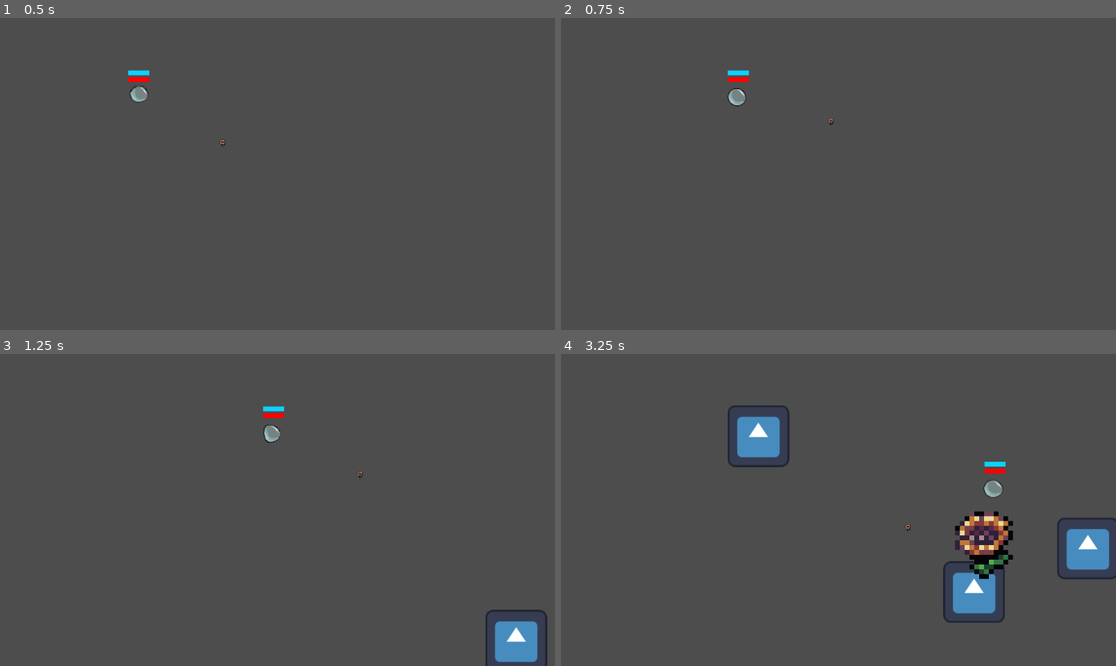
Above: before the commit, frames 1-4 (two rows, left to right).
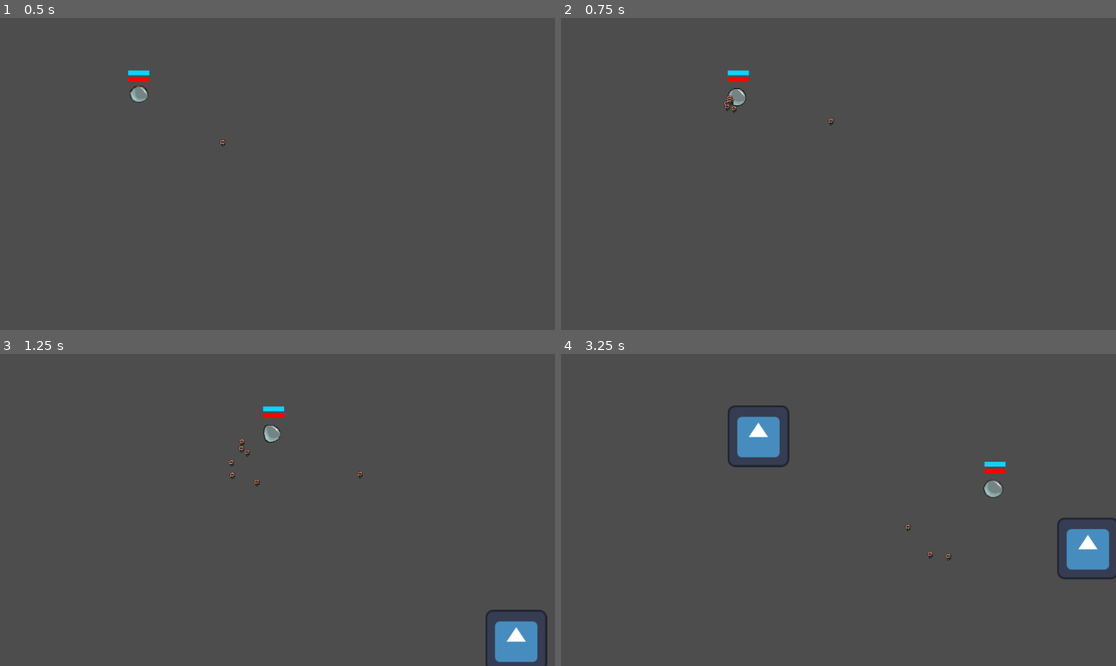
Above: after the commit, the same moments.

Repository: ConnorTamme/Bubble-Power
Game: Godot game, scene res://main.tscn
Two runs of this game, one before a commit and one after it. Both use one fixed random seed, a clock stepped at 60 frames per second and the inputs below. The engine's default icon, where the game draws it, is replaced by a stand-in: a white triangle on a blue panel in a dark square.
Inputs (mouse positions are in pixels of both pictures, inside the frame that each line leads up to):
- Up to frame 1 (0.5 s): no input
- Up to frame 2 (0.75 s): move the mouse to (960, 158) at 0.52 s; press the mouse at (960, 158) at 0.53 s; hold D (p1_right) from 0.53 s (still down)
- Up to frame 3 (1.25 s): keep holding D (p1_right)
- Up to frame 4 (3.25 s): move the mouse to (727, 525) at 1.27 s; release D (p1_right) at 1.28 s; release the mouse at (727, 525) at 1.28 s; hold S (p1_down) 1.28-2.03 s; tap Ctrl (p1_sneak) at 1.35 s; move the mouse to (894, 441) at 2.02 s; hold D (p1_right) 2.03-2.78 s; tap Shift (p1_sprint) at 2.1 s; move the mouse to (810, 572) at 2.77 s; hold W (p1_up) from 2.78 s (still down); click (810, 572) at 2.85 s

Frame 1 is identical in both runs. In frame 2, less than 0.1% of the frame differs, in the area x 29-32%, y 24-31%; in frame 3, less than 0.1%; in frame 4, 2.9%, in the area x 65-82%, y 50-87%.

Commit message:
Can now shoot and kill enemies

Diff:
--- a/WeaponManager.gd
+++ b/WeaponManager.gd
@@ -7,7 +7,7 @@
 		Enums.WEAPON_STATS.RANGE : 400,
 		Enums.WEAPON_STATS.PELLET_COUNT : 6,
 		Enums.WEAPON_STATS.ACCURACY : 0.7,
-		Enums.WEAPON_STATS.ATTACK_SPEED : 5,
+		Enums.WEAPON_STATS.ATTACK_SPEED : 1,
 		"isMelee" : false
 	},
 	Enums.WeaponType.sword : {
--- a/enemy.tscn
+++ b/enemy.tscn
@@ -20,6 +20,7 @@
 shape = SubResource("CapsuleShape2D_k4rwi")
 
 [node name="invincibleDelay" type="Timer" parent="."]
+wait_time = 0.01
 one_shot = true
 
 [node name="prepareTime" type="Timer" parent="."]
--- a/player.gd
+++ b/player.gd
@@ -46,13 +46,15 @@
 
 # Shooting Variables
 var distFromPlayer = 30
-#var currWeapon: Weapon
+@export var weaponType: Enums.WeaponType
+var currWeapon: Weapon
 #@export var defaultWeapon: Weapon
 
 
 func _ready():
 	screen_size = get_viewport_rect().size
-
+	currWeapon = Weapon.create_player_weapon(weaponType)
+	add_child(currWeapon)
 	# Make crosshair
 	crossHair = crossHairObj.instantiate();
 	add_child(crossHair)
@@ -147,7 +149,7 @@
 
 	#Shooting
 	if Input.is_action_pressed(shootInput):
-		#currWeapon.Attack()
+		currWeapon.attack(crossHair.position)
 		pass
 
 func _die():
Not shown: 1 places in main.tscn that only renumber resources
